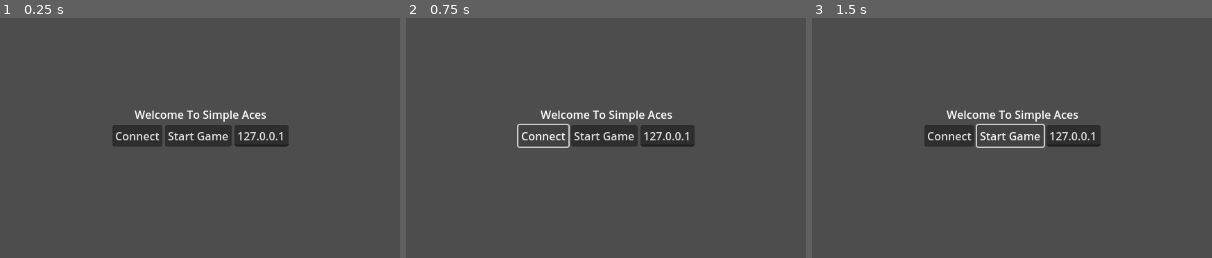
Above: before the commit, frames 1-3 (left to right).
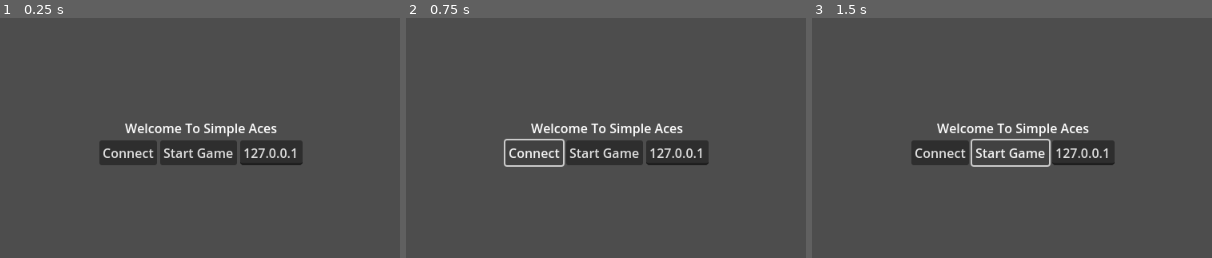
Above: after the commit, the same moments.

Repository: DanMakesGames/SATURN-Netcode-plugin
Game: Godot game, scene res://main_menu.tscn
Same seed, same stepped clock (60 frames per second), same inputs: the game is played once before the commit and once after it.
Inputs:
- Up to frame 1 (0.25 s): no input
- Up to frame 2 (0.75 s): click "Connect" at 0.5 s
- Up to frame 3 (1.5 s): click "Start Game" at 1.25 s
The pictures show only the part of the screen within x 25-75%, y 24-74%; the shares and areas given below are measured in that part.
In our replay, the window is 799x449 before the commit and 800x480 after it. These sizes can differ from the game's own. Grey fills any space a smaller window leaves; there, only what the larger window draws over its background counts as a difference.

The runs differ from the first frame. In frame 1, 6.7% of the frame differs, in the area x 25-76%, y 38-62%; in frame 2, 6.1%; in frame 3, 5.9%.

Commit message:
Fixed lots of bugs. Working alright, but concepts behind input confirmation need to be massively re-though, as currently at high latencies server will fall increasingly behind clients and cant catchup.

Diff:
--- a/NetcodeManager.gd
+++ b/NetcodeManager.gd
@@ -10,6 +10,10 @@
 const LOAD_STATE_FUNCTION : String = "_load_state"
 const GET_LOCAL_INPUT_FUNCTION : String = "_get_local_input"
 const NETWORK_PROCESS_FUNCTION : String = "_network_transform_process"
+const MAX_STATE_BUFFER_SIZE_SERVER : int = 1
+const MAX_INPUT_BUFFER_SIZE_SERVER : int = 500
+const MAX_BUFFER_SIZE_CLIENT : int = 500
+const MAX_PLAYER_INPUT_TICKS_PER_MESSAGE: int = 5
 
 # Variables
 var started : bool
@@ -32,8 +36,6 @@
 var last_confirmed_player_tick : int = -1
 # used for updating var player_input_departure_buffer. DO NOT MANUALLY UPDATE
 var last_confirmed_player_tick_old : int = -1
-
-var max_player_input_ticks_per_message : int = 5
 
 var network_adaptor : NetworkAdaptor
 var message_serializer : MessageSerializer
@@ -45,6 +47,8 @@
 ## Element Last: most recent player input tick
 var player_input_departure_buffer : Array[PackedByteArray]
 
+var debug_last_recieved_state_tick: int = -1
+var debug_ticks_since_last_process: int = 0
 # Signals
 signal game_started()
 signal game_stopped()
@@ -53,6 +57,7 @@
 class Player extends Object:
 	var peer_id : int
 	var last_input_tick_recieved : int = -1
+	var ping: int = -1
 
 var players : Array[Player]
 
@@ -129,21 +134,25 @@
 		push_error("get_tick_state() called for future tick not yet saved. Last Saved Tick %d, Requested Tick %d" % [last_saved_tick, tick])
 		return null
 
-	return state_buffer[-tick_delta - 1]
+	var state_index := -tick_delta - 1
+	assert(state_buffer[state_index].tick == tick, "get_tick_state returned wrong tick. Wanted %d, returned %d" % [tick, state_buffer[state_index].tick])
+	return state_buffer[state_index]
 
 func get_or_add_tick_state(tick : int) -> TickState:
 	var last_saved_tick : int = -1
-	if state_buffer.back() != null:
+	if state_buffer.is_empty() == false:
 		last_saved_tick = state_buffer.back().tick
 
 	var tick_delta : int = tick - last_saved_tick
 
 	# we need to add new ticks.
-	if tick_delta > 0:
+	if (last_saved_tick == -1) || (tick_delta > 0):
 		for new_tick in range(last_saved_tick + 1, tick + 1):
 			state_buffer.push_back(TickState.new(new_tick))
 		return state_buffer[-1]
 	else:
+		var state_index := tick_delta - 1
+		assert("get_or_add_tick_state returned wrong tick. Wanted %d, returned %d" % [tick, state_buffer[state_index].tick])
 		return state_buffer[tick_delta - 1]
 
 func get_or_add_player_input(peer_id: int, tick: int) -> PlayerInput:
@@ -199,6 +208,9 @@
 
 	# save to input buffer
 	var player_input: PlayerInput = get_or_add_player_input(peer_id, tick)
+	if player_input.is_predicted == false:
+		return player_input.input
+
 	player_input.input[node_path] = fresh_input_prediction
 	player_input.is_predicted = true
 
@@ -207,12 +219,16 @@
 func request_rollback(tick : int) -> void:
 	if (tick <= last_processed_tick) && ((tick < rollback_tick) || (rollback_tick == -1)):
 		rollback_tick = tick
+
+func get_rollback_frames() -> int:
+	return last_processed_tick - debug_last_recieved_state_tick
 
 func _ready() -> void:
 	network_adaptor = NetworkAdaptor.new()
 	add_child(network_adaptor)
 	network_adaptor.recieve_input_update.connect(self.on_recieve_input_update)
 	network_adaptor.recieve_state_update.connect(self.on_recieve_node_state_update)
+	network_adaptor.recieve_ping_update.connect(self.on_recieve_ping_update)
 
 	message_serializer = MessageSerializer.new()
 
@@ -231,48 +247,55 @@
 	if not started:
 		return
 
+	# Cleanup state buffer. Retire state that it's unlikely we'll need to return to.
+	# Let's save the input buffer on the server so we can save it as a replay?
+	cleanup_state_buffer()
+	cleanup_input_buffer()
+
+	if multiplayer.is_server() == false:
+		if perform_realtime_tick() == false:
+			get_tree().quit(1)
+	else:
+		if perform_server_realtime_tick() == false:
+			get_tree().quit(1)
+
+func perform_server_realtime_tick() -> bool:
+	# On the server, only process a frame once we have recieved input from everyone.
+	# TODO, in the future this changes once we have input buffer and upstream throttle.
+
+	current_tick = last_processed_tick + 1
+	var has_received_input : bool = true
+	for peer_id : int in input_buffer:
+		var player_input := get_player_input(peer_id, current_tick)
+		if player_input == null || player_input.is_predicted == true:
+			has_received_input = false
+			break
+
+	if has_received_input:
+		network_tick()
+
+		if not save_game_state(current_tick, true):
+			push_error("error saving game in server realtime tick")
+			return false
+
+		last_processed_tick = last_processed_tick + 1
+		print("SERVER: TICK:%d %d " % [debug_ticks_since_last_process,last_processed_tick])
+		debug_ticks_since_last_process = 0
+
+
+	debug_ticks_since_last_process = debug_ticks_since_last_process + 1
+	send_state_to_all_clients()
+	return true
+
+func perform_realtime_tick() -> bool:
+	network_adaptor.send_ping_request(1)
+
 	# STEP 1: PERFORM ANY ROLLBACKS, IF NECESSARY. Proccess newly recieved input (on the server), or newly recieved
-	# Client Rollback (state rollback): Each frame load true state if it exits, or calculate predictated state if it does not.
-	if multiplayer.is_server() == false:
-		perform_rollback()
+	perform_rollback()
 
 	# STEP 2: Client, UPSTREAM THROTTLE. skip ticks to ensure that we have a decent buffer of client input. See Overwatch.
 	# TODO
 
-	# TODO: Cleanup state buffer. Retire state that it's unlikely we'll need to return to.
-	# Let's save the input buffer on the server so we can save it as a replay?
-
-	if multiplayer.is_server() == false:
-		perform_realtime_tick()
-
-	# On the server, only process a frame once we have recieved input from everyone.
-	# TODO, in the future this changes once we have input buffer and upstream throttle.
-	if multiplayer.is_server():
-		current_tick = last_processed_tick + 1
-		var has_received_input : bool = true
-		for peer_id : int in input_buffer:
-			var player_input := get_player_input(peer_id, current_tick)
-			if player_input == null || player_input.is_predicted == true:
-				has_received_input = false
-				break
-
-		if has_received_input:
-			network_tick()
-			# Save Game State
-			# create a new Tick State
-			if not save_game_state(current_tick, true):
-				push_error("error saving game in server realtime tick")
-				get_tree().quit(1)
-				return
-
-			#print("SERVER: Processed tick: %d" % current_tick)
-			last_processed_tick = last_processed_tick + 1
-
-	# Server: Send true state to all clients
-	if multiplayer.is_server():
-		send_state_to_all_clients()
-
-func perform_realtime_tick() -> bool:
 	current_tick = last_processed_tick + 1
 
 	# Cleanup departing player input buffer
@@ -301,8 +324,10 @@
 	# recent tick (if possible based on message size). We want the redundancy of resending ticks so
 	# theres a higher chance they get through and we dont have to wait on the last_confirmed_player_tick.
 	if multiplayer.is_server() == false:
-		var departing_player_input : Array[PackedByteArray] = get_departing_player_input()
+		var departing_player_input: Array[PackedByteArray] = get_departing_player_input()
 		send_input_to_server(departing_player_input, last_confirmed_player_tick + 1)
+		last_confirmed_player_tick = last_confirmed_player_tick + 1
+		#send_all_unconfirmed_input_to_server()
 
 	# Step 4: Clients Do tick and save resulting state
 	# Perform Tick
@@ -326,7 +351,7 @@
 
 		# if we dont have any true input, then do a prediction.
 		var node_input: Dictionary
-		if player_input == null:
+		if player_input == null || player_input.is_predicted:
 			node_input = generate_and_save_input_prediction(current_tick, node.get_multiplayer_authority(), node.get_path())
 		else:
 			node_input = player_input.input.get(String(node.get_path()), {})
@@ -401,10 +426,10 @@
 
 ## Grab the inputs from last confirmed player input tick to most recent tick.
 func get_departing_player_input() -> Array[PackedByteArray]:
-	var departing_player_input : Array[PackedByteArray] = player_input_departure_buffer.slice(0, max_player_input_ticks_per_message)
+	var departing_player_input : Array[PackedByteArray] = player_input_departure_buffer.slice(0, MAX_PLAYER_INPUT_TICKS_PER_MESSAGE)
 	return departing_player_input
 
-## Client Side.
+## Client Side: Each frame load true state if it exits, or calculate predictated state if it does not.
 func perform_rollback() -> bool:
 	if rollback_tick < 0:
 		return true
@@ -416,7 +441,10 @@
 		return false
 
 	# loop and perform ticks.
-	for tick in range(rollback_tick, last_processed_tick + 1):
+	# rollback tick is for the state we just recieved. The state is at the end of the tick frame. If we
+	# started at rollback_tick, we would double process the first tick
+	var rollback_starting_tick: int = rollback_tick + 1
+	for tick in range(rollback_starting_tick, last_processed_tick + 1):
 		current_tick = tick
 		network_tick()
 
@@ -512,6 +540,19 @@
 		#print("CLIENT: input confirmation %d -> %d" % [last_confirmed_player_tick, new_input_confirmation])
 		last_confirmed_player_tick = new_input_confirmation
 
+	if tick > debug_last_recieved_state_tick:
+		debug_last_recieved_state_tick = tick
+
+func send_all_unconfirmed_input_to_server() -> void:
+	var unconfirmed_input: Array[PackedByteArray] = player_input_departure_buffer.duplicate()
+	var interations: int = ceil(unconfirmed_input.size() / MAX_PLAYER_INPUT_TICKS_PER_MESSAGE)
+	#send_input_to_server(unconfirmed_input.slice(0, MAX_PLAYER_INPUT_TICKS_PER_MESSAGE), last_confirmed_player_tick + 1)
+	var debug_string: String = ""
+	for count in 5:
+		var start_index: int = count * MAX_PLAYER_INPUT_TICKS_PER_MESSAGE
+		debug_string = debug_string + ("[%d, %d], " % [start_index, start_index + MAX_PLAYER_INPUT_TICKS_PER_MESSAGE])
+		send_input_to_server(unconfirmed_input.slice(start_index, start_index + MAX_PLAYER_INPUT_TICKS_PER_MESSAGE), last_confirmed_player_tick + 1)
+	#print(debug_string)
 
 ## On Client, used to send local player input for all nodes up to the server
 func send_input_to_server(serialized_input_ticks: Array[PackedByteArray], initial_tick : int, peer_id : int = 1) -> void:
@@ -537,8 +578,6 @@
 	var last_tick : int = initial_tick + player_input_data.size()
 
 	var player : Player = get_player(peer_id)
-
-	#print("SERVER: Input Update: initial: %d, last: %d" % [initial_tick, last_tick])
 
 	# save the inputs to the state_buffer
 	if last_tick > player.last_input_tick_recieved:
@@ -556,3 +595,33 @@
 			var recieved_player_input := message_serializer.deserialize_player_input(player_input_data[input_index])
 			player_input.input = recieved_player_input
 			player_input.is_predicted = false
+
+
+# client
+func cleanup_state_buffer() -> void:
+	# remove all state buffers older than the cut off.
+	var max_elements: int = MAX_STATE_BUFFER_SIZE_SERVER if multiplayer.is_server() else MAX_BUFFER_SIZE_CLIENT
+	var elements_to_remove: int = state_buffer.size() - max_elements
+
+	if elements_to_remove <= 0:
+		return
+
+	for count in elements_to_remove:
+		state_buffer.pop_front()
+
+func cleanup_input_buffer() -> void:
+	var max_elements: int = MAX_INPUT_BUFFER_SIZE_SERVER if multiplayer.is_server() else MAX_BUFFER_SIZE_CLIENT
+
+	for peer_id: int in input_buffer:
+		var player_input_buffer : Array[PlayerInput] = input_buffer[peer_id]
+		var elements_to_remove: int = player_input_buffer.size() - max_elements
+
+		if elements_to_remove <= 0:
+			return
+
+		for count in elements_to_remove:
+			player_input_buffer.pop_front()
+
+func on_recieve_ping_update(ping: int) -> void:
+	var player: Player = get_player(multiplayer.get_unique_id())
+	player.ping = ping
--- a/NetworkAdaptor.gd
+++ b/NetworkAdaptor.gd
@@ -2,6 +2,49 @@
 
 signal recieve_input_update(sender_peer_id: int, message: PackedByteArray)
 signal recieve_state_update(message: PackedByteArray)
+signal recieve_ping_update(ping:int)
+
+var ping_timeout_timer: Timer = null
+var ping_start_time: int = -1
+
+func _ready() -> void:
+	ping_timeout_timer = Timer.new()
+	add_child(ping_timeout_timer)
+	ping_timeout_timer.wait_time = 5
+	ping_timeout_timer.timeout.connect(self.ping_timeout)
+
+func send_ping_request(peer_id: int) -> void:
+	if ping_timeout_timer.is_stopped() == false:
+		return
+
+	ping_start_time = Time.get_ticks_msec()
+	ping_timeout_timer.start()
+
+	recieve_ping_request.rpc_id(peer_id)
+
+func send_ping_response(peer_id: int) -> void:
+	recieve_ping_response.rpc_id(peer_id)
+
+@rpc("any_peer", "unreliable")
+func recieve_ping_request() -> void:
+	var return_peer_id: int = multiplayer.get_remote_sender_id()
+	send_ping_response(return_peer_id)
+
+@rpc("any_peer", "unreliable")
+func recieve_ping_response() -> void:
+	var ping_end_time: int = Time.get_ticks_msec()
+	var ping: int = ping_end_time - ping_start_time
+	recieve_ping_update.emit(ping)
+	ping_start_time = -1
+
+func ping_timeout() -> void:
+	if ping_start_time == -1:
+		return
+
+	var ping_end_time: int = Time.get_ticks_msec()
+	var ping: int = ping_end_time - ping_start_time
+	recieve_ping_update.emit(ping)
+	ping_start_time = -1
 
 func send_input_update(peer_id : int, message: PackedByteArray) -> void:
 	riu.rpc_id(peer_id, message)
--- a/level.gd
+++ b/level.gd
@@ -10,3 +10,11 @@
 
 func start_game() -> void:
 	print("Start Game! %d" % multiplayer.get_unique_id())
+
+func _physics_process(delta: float) -> void:
+	if multiplayer.is_server()==false:
+		var player: NetcodeManager.Player = NetcodeManager.get_player(multiplayer.get_unique_id())
+		if player == null:
+			return
+		%RollbackFrames.text = "Rollback Frames: %d, ping: %d\n Last Confirmed Input %d delta %d\n Tick%d" \
+		% [NetcodeManager.get_rollback_frames(), player.ping, NetcodeManager.last_confirmed_player_tick, NetcodeManager.last_processed_tick - NetcodeManager.last_confirmed_player_tick, NetcodeManager.last_processed_tick]
--- a/level.tscn
+++ b/level.tscn
@@ -1,10 +1,19 @@
-[gd_scene load_steps=3 format=3 uid="uid://cgocabgv0fd7x"]
+[gd_scene load_steps=4 format=3 uid="uid://cgocabgv0fd7x"]
 
 [ext_resource type="Script" path="res://level.gd" id="1_bvquu"]
 [ext_resource type="PackedScene" uid="uid://tesm0efvhgac" path="res://plane.tscn" id="2_2l1t8"]
+[ext_resource type="Texture2D" uid="uid://lkmnrt0epcw2" path="res://addons/kenney_prototype_textures/dark/texture_01.png" id="2_o7qnf"]
 
 [node name="Node2D" type="Node2D"]
 script = ExtResource("1_bvquu")
+
+[node name="Sprite2D" type="Sprite2D" parent="."]
+position = Vector2(489.764, 243.448)
+scale = Vector2(0.987231, 0.987231)
+texture = ExtResource("2_o7qnf")
+offset = Vector2(5.815, 0)
+region_enabled = true
+region_rect = Rect2(-4.27, -1, 1030.91, 1010.8)
 
 [node name="PlanePlayer1" parent="." instance=ExtResource("2_2l1t8")]
 unique_name_in_owner = true
@@ -13,3 +22,10 @@
 [node name="PlanePlayer2" parent="." instance=ExtResource("2_2l1t8")]
 unique_name_in_owner = true
 position = Vector2(833, 310)
+
+[node name="RollbackFrames" type="Label" parent="."]
+unique_name_in_owner = true
+offset_left = 12.0
+offset_top = 14.0
+offset_right = 200.0
+offset_bottom = 49.0
--- a/lobby.gd
+++ b/lobby.gd
@@ -53,6 +53,7 @@
 
 func connect_to_server(input_IP : String ) -> void:
 	initialize_client(input_IP)
+	NetcodeManager.add_player(multiplayer.get_unique_id())
 
 func on_peer_connected(peer_id : int) -> void:
 	if multiplayer.is_server():
--- a/project.godot
+++ b/project.godot
@@ -26,6 +26,11 @@
 gdscript/warnings/unassigned_variable_op_assign=0
 gdscript/warnings/unused_variable=0
 gdscript/warnings/untyped_declaration=2
+
+[display]
+
+window/size/viewport_width=1000
+window/size/viewport_height=600
 
 [editor_plugins]
 
